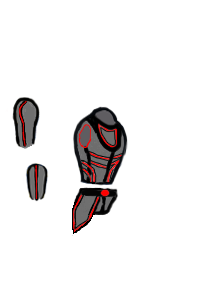
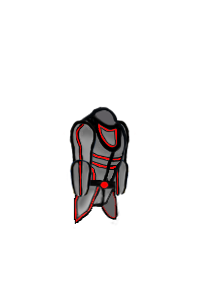
Two versions of the same layered image (200 × 300). Layer-by-layer changes:
removed layer "Layer 3" over 71, 187, 119, 236
removed layer "p_forarm_idle_0" over 23, 162, 49, 202
removed layer "Layer 1" over 12, 97, 40, 149
removed layer "Layer 2" over 72, 107, 129, 186
added layer "ForeArm" above "FrontPelvisPlate" over 67, 158, 93, 198
added layer "FrontPelvisPlate" above "Pelvis" over 73, 182, 101, 225
added layer "Pelvis" above "BackPelvisPalte" over 73, 178, 121, 229
added layer "BackPelvisPalte" above "UpperArm" over 98, 187, 121, 222
added layer "UpperArm" above "Chest" over 69, 120, 97, 172
added layer "Chest" above "ForeArm copy" over 72, 107, 129, 186
added layer "ForeArm copy" above "UpperArmBack" over 103, 157, 130, 197
added layer "UpperArmBack" over 103, 120, 130, 172
